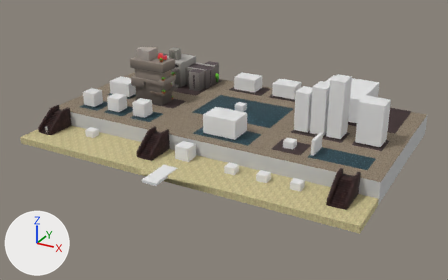
A saved change to the FBX model Assets/Levels/mapv3/mapv3.FBX.
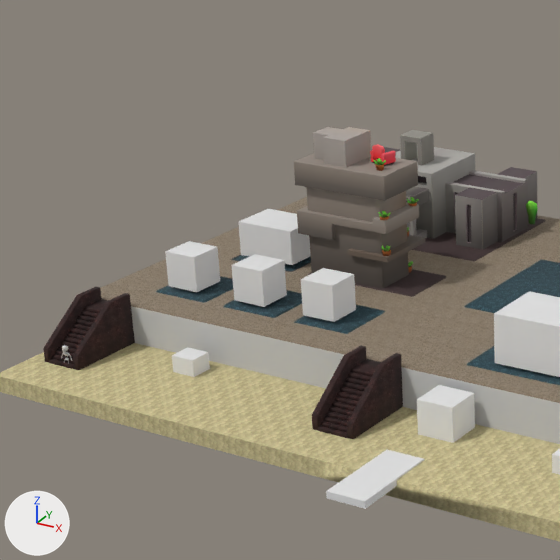
Each version is shown whole from a 50 mm camera at (88.8, -141.2, 54.3) aimed at (25.1, -25.3, -3.7), then close up on the part from 5% to 51% of the width and 0% to 73% of the height. The lights are fixed; the arrows at lower left show +X, +Y and +Z. The older version's two pictures come first. Where no turn or scale is listed for an object, it has been applied to the vertices. Vertices at exactly the same position are counted once.

Names of what the first close-up shows: 'courthouse', 'dock', 'house1', 'house2', 'house3', 'land', 'library', 'shops_lp', 'skeletin', 'small port', 'stairs test', 'stairs test001', 'temple' and 3 more.
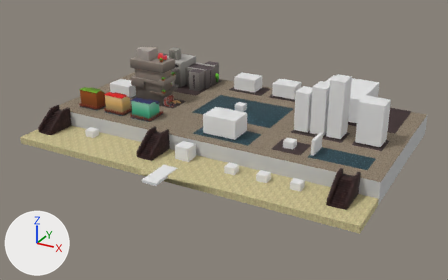
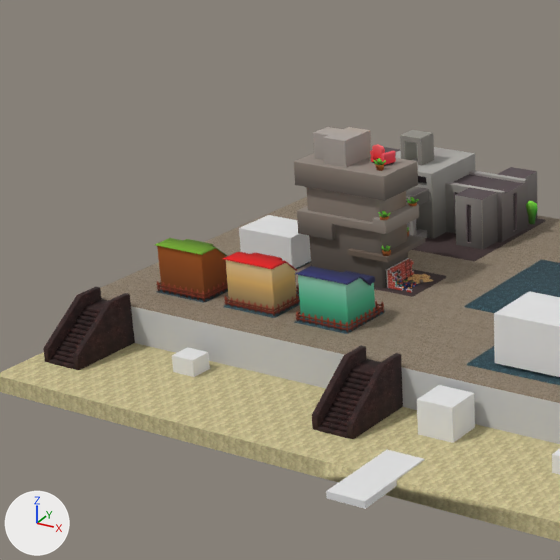
What differs and where, as boxes (x1, y1, x2, y2) in the close-ups (560 x 560 px):
'House003', added (green)
    after: (296, 266, 375, 329)
'House2', added (orange)
    after: (222, 251, 297, 313)
'House', added (brown)
    after: (154, 238, 227, 299)
'library', moved
    before: (238, 209, 311, 265)
    after: (239, 215, 311, 268)
'house1', deleted
    before: (301, 268, 356, 322)
'house2', deleted
    before: (232, 254, 287, 307)
'house3', deleted
    before: (165, 241, 220, 292)
'Homeless', added (brown)
    after: (386, 258, 433, 292)
'HouseFence002', added (brown)
    after: (296, 301, 384, 333)
'HouseFence001', added (brown)
    after: (224, 285, 300, 316)
'HouseFence', added (brown)
    after: (157, 281, 228, 302)
'Object001', added
    after: (156, 289, 228, 303)
'skeletin', moved (not visible afterwards)
    before: (61, 345, 73, 364)
part 1 of me_mesh_014, deleted (cyan)
    before: (156, 276, 233, 303)

Edits to the bpy script that builds the scene:
```text
Change me_mesh_014:
    remove me_mesh_014.from_pydata(...)  # 730 vertices, 760 faces; spans x -45.3..37.3, y -11.8..39.9, z -4.8..0.6
    add me_mesh_014.from_pydata(...)  # 718 vertices, 742 faces; spans x -45.3..37.3, y -11.8..39.9, z -4.8..0.6
    me_mesh_014 part 1
    12 vertices are removed from x -39.9..-34.5, y 3.5..9.3, z 0.6
    18 faces are deleted
Remove ob_house2:
    ob_house2 = bpy.data.objects.new('house2', me_mesh_003)
Remove ob_house3:
    ob_house3 = bpy.data.objects.new('house3', me_mesh_002)
Change ob_library:
    ob_library.location: (-8.65, -17.94, 1.67) -> (-8.65, -17.94, 1.02)
Change ob_skeletin:
    ob_skeletin.location: (-14.07, -41.88, -3.06) -> (-11.04, -25.99, 0.67)
Remove ob_house1:
    ob_house1 = bpy.data.objects.new('house1', me_mesh_004)
Add ob_housefence002:
    ob_housefence002 = bpy.data.objects.new('HouseFence002', me_mesh_033)  # 740 vertices, 600 faces; spans x -2.77..2.77, y -2.77..2.77, z -0.62..0.51; in mat_material__783 (picture img_house_lp_d_png)
    ob_housefence002.location = (5.6, -28.25, 0.12)
Add ob_house2_1:
    ob_house2_1 = bpy.data.objects.new('House2', me_mesh_030)  # 1237 vertices, 1057 faces; spans x -2.74..2.65, y -2.22..2.86, z -2.16..2.25; in mat_material__783 (picture img_house_lp_d_png)
    ob_house2_1.location = (-2.32, -28.56, 1.84)
Add ob_house:
    ob_house = bpy.data.objects.new('House', me_mesh_027_1)  # 1237 vertices, 1057 faces; spans x -2.74..2.65, y -2.22..2.86, z -2.16..2.25; in mat_material__783 (picture img_house_lp_d_png)
    ob_house.location = (-10.12, -28.56, 1.84)
Add ob_homeless:
    ob_homeless = bpy.data.objects.new('Homeless', me_mesh_034)  # 2511 vertices, 4692 faces; spans x -1.25..1.58, y -3.57..1.22, z -0.12..1.74; in mat_material__798 (picture img_news_lp_d_png), mat_material__784 (picture img_brick_lp_d_png), mat_material__783_001 (picture img_house_lp_d_png), mat_material__785 (picture img_wreck_lp_d_png), mat_material__786 (picture img_brick_lp_d_png)
    ob_homeless.location = (6.42, -16.79, -0.28)
Add ob_housefence001:
    ob_housefence001 = bpy.data.objects.new('HouseFence001', me_mesh_031)  # 740 vertices, 600 faces; spans x -0.2..5.35, y -5.55..0.0, z -0.64..0.38; in mat_material__783 (picture img_house_lp_d_png)
    ob_housefence001.location = (-4.85, -25.48, 0.25)
Add ob_house003:
    ob_house003 = bpy.data.objects.new('House003', me_mesh_032)  # 1474 vertices, 1233 faces; spans x -2.67..2.74, y -2.22..2.86, z -2.16..2.25; in mat_material__783 (picture img_house_lp_d_png)
    ob_house003.location = (5.56, -28.56, 1.84)
Add ob_object001:
    ob_object001 = bpy.data.objects.new('Object001', me_mesh_028_1)  # 28 vertices, 21 faces; spans x -40.03..-34.29, y 3.4..9.42, z 0.44..0.49; in mat_material__718 (picture img_dead_grass_png)
    ob_object001.location = (27.09, -34.58, -0.86)
Add ob_housefence:
    ob_housefence = bpy.data.objects.new('HouseFence', me_mesh_031.copy())
    ob_housefence.location = (-12.66, -25.48, 0.25)
```
